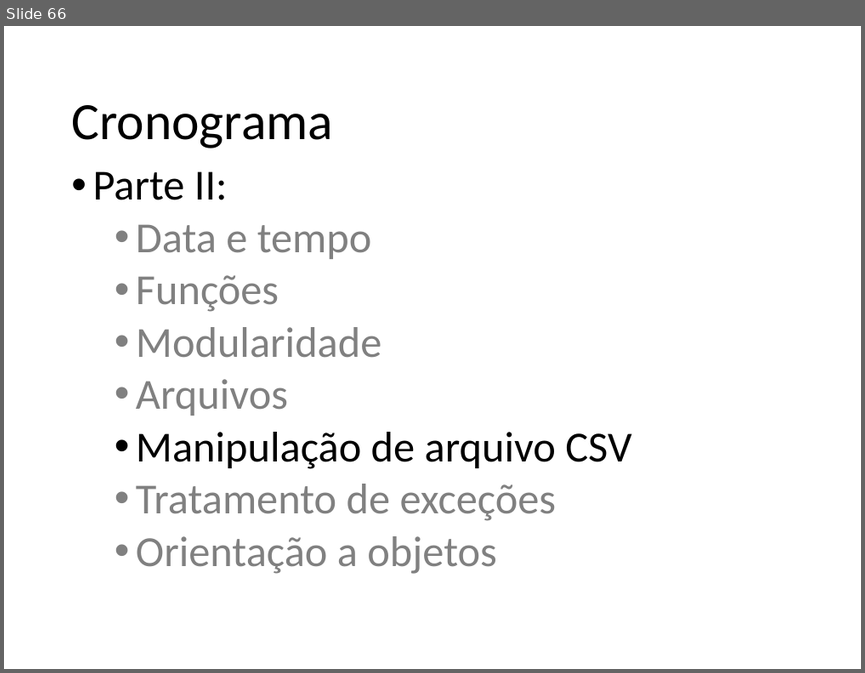
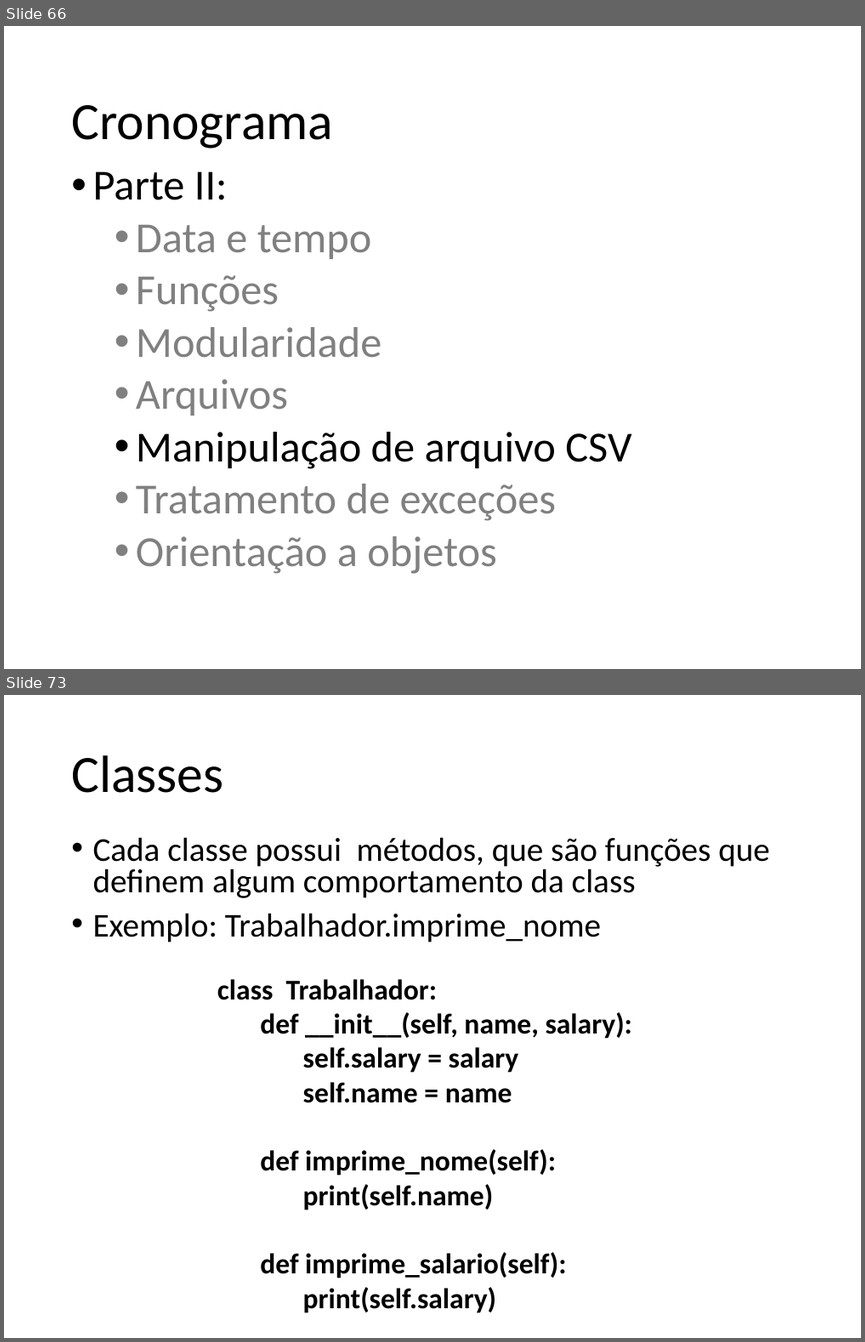
Before and after one commit to fernandoFernandeSantos/minicurso_python_2019, a slide deck: aula.pptx. Shown one above the other, each under a label of ours: slide 66 before the commit, slides 66 and 73 after it; the slides between them are not shown. The pictures are 865x673 and 865x1342 pixels, drawn with LibreOffice and Linux fonts; fonts in the diff are those of the drawing. Boxes give left, top, right and bottom in pixels: in the first picture for what was removed or moved away, otherwise in the second. Text is boxed around its words. In the diff, an @@ line names an element or a change of style, - is before the commit and + after.

Commit message:
exemplo classes

```diff
--- a/aula.pptx
+++ b/aula.pptx
@@ slide 73 added at [4,695,861,1338], background #FFFFFF @@
@@ title added at [71,755,223,793], 44 pt, text #000000 @@
+Classes
@@ text added at [93,837,770,942], 28 pt, text #000000 @@
+• Cada classe possui métodos, que são funções que definem algum comportamento da class
+• Exemplo: Trabalhador.imprime_nome
@@ text added at [217,979,632,1313], 24 pt, text #000000, bold @@
+class Trabalhador:
+def __init__(self, name, salary):
+self.salary = salary
+self.name = name
+def imprime_nome(self):
+print(self.name)
+def imprime_salario(self):
+print(self.salary)
```
Also in this commit, not shown: 2 slides changed, 7 other slides added, 1 other file.
